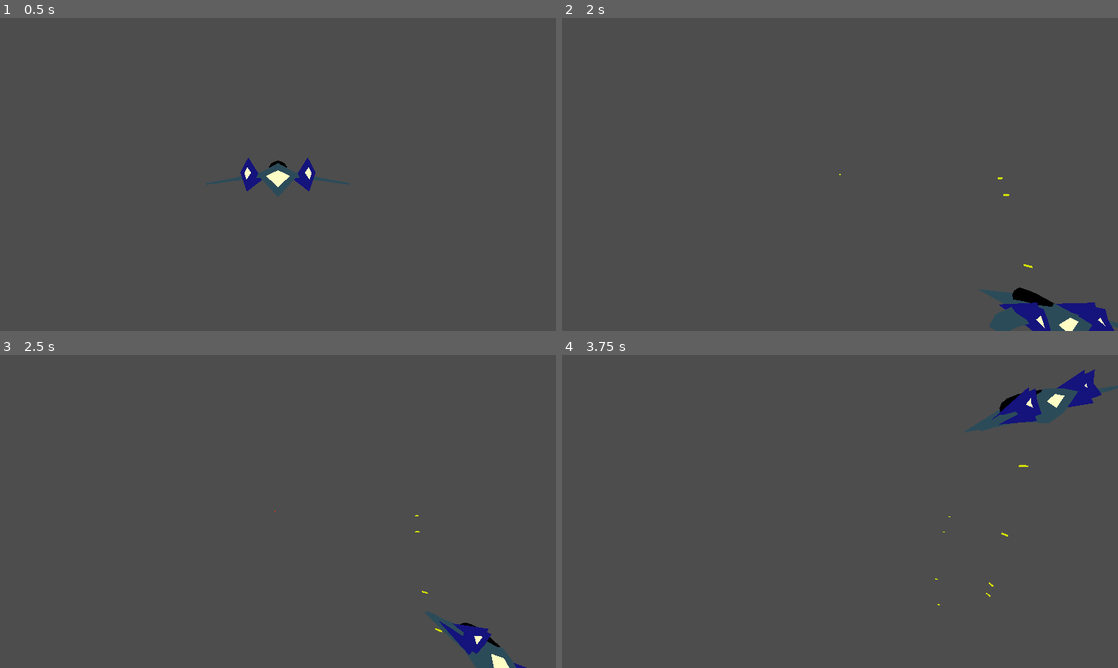
Above: before the commit, frames 1-4 (two rows, left to right).
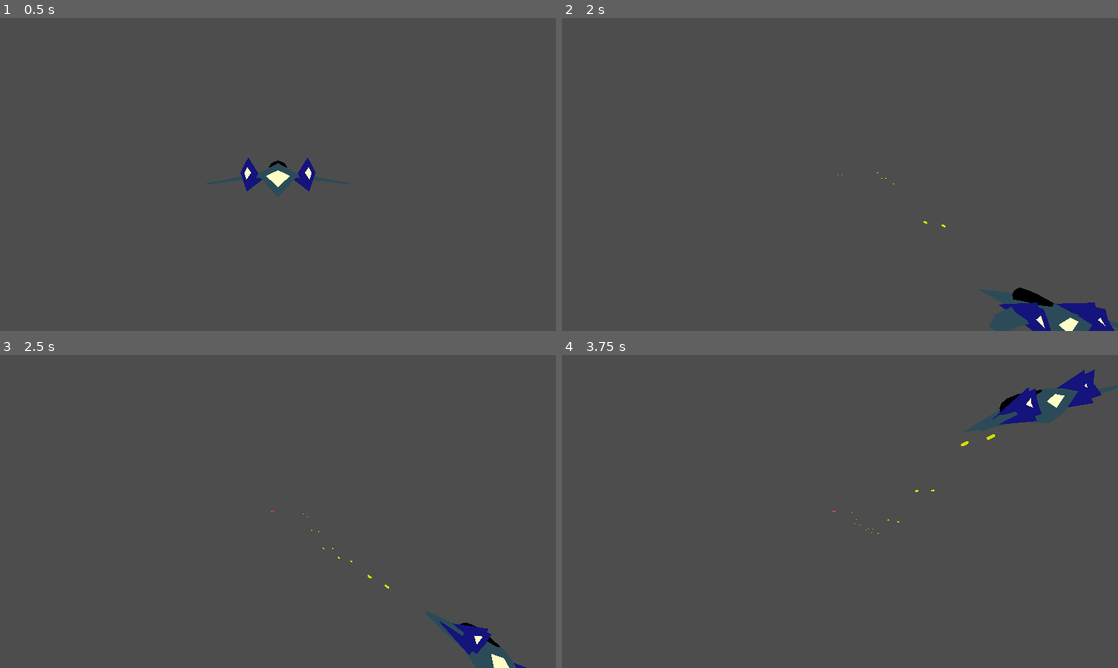
Above: after the commit, the same moments.

Repository: Luc4sKr/3D-space-shooter
Game: Godot game, scene res://main.tscn
Two runs of this game, one before a commit and one after it. Both use one fixed random seed, a clock stepped at 60 frames per second and the inputs below.
Inputs:
- Up to frame 1 (0.5 s): no input
- Up to frame 2 (2 s): tap Enter (ui_accept) at 0.5, 1.35, 1.52, 1.82 s; hold Right (ui_right) 0.53-1.28 s; hold Enter (ui_accept) 0.53-1.28 s; hold Down (ui_down) from 1.28 s (still down)
- Up to frame 3 (2.5 s): release Down (ui_down) at 2.03 s; hold Right (ui_right) from 2.03 s (still down); hold Enter (ui_accept) from 2.03 s (still down)
- Up to frame 4 (3.75 s): release Right (ui_right) at 2.78 s; release Enter (ui_accept) at 2.78 s; hold Up (ui_up) 2.78-3.53 s; tap Enter (ui_accept) at 2.85, 3.02, 3.32 s; hold Left (ui_left) from 3.53 s (still down); hold Enter (ui_accept) from 3.53 s (still down)

Frame 1 is identical in both runs. In frame 2, less than 0.1% of the frame differs, in the area x 49-85%, y 49-80%; in frame 3, less than 0.1%; in frame 4, less than 0.1%, in the area x 48-84%, y 25-80%.

Commit message:
inimigos morrendo

Diff:
--- a/main.tscn
+++ b/main.tscn
@@ -12,4 +12,4 @@
 transform = Transform3D(1, 0, 0, 0, 1, 0, 0, 0, 1, 0, 0, -14.8729)
 
 [node name="enemy_spawner" parent="." instance=ExtResource("2_8h0xp")]
-transform = Transform3D(1, 0, 0, 0, 1, 0, 0, 0, 1, 0, 0, -500)
+transform = Transform3D(1, 0, 0, 0, 1, 0, 0, 0, 1, 0, 0, -300)
--- a/scenes/bullet.tscn
+++ b/scenes/bullet.tscn
@@ -8,7 +8,8 @@
 
 [sub_resource type="CapsuleMesh" id="CapsuleMesh_fpr10"]
 material = SubResource("StandardMaterial3D_df0u1")
-radius = 0.2
+radius = 0.4
+height = 2.5
 
 [sub_resource type="CapsuleShape3D" id="CapsuleShape3D_5g08l"]
 
@@ -24,3 +25,5 @@
 [node name="collision" type="CollisionShape3D" parent="hitbox"]
 transform = Transform3D(-4.37114e-08, -1, 0, 1, -4.37114e-08, 0, 0, 0, 1, 0, 0, 0)
 shape = SubResource("CapsuleShape3D_5g08l")
+
+[connection signal="body_entered" from="hitbox" to="." method="_on_hitbox_body_entered"]
--- a/scenes/enemy.tscn
+++ b/scenes/enemy.tscn
@@ -102,7 +102,7 @@
 [sub_resource type="BoxShape3D" id="BoxShape3D_bo18c"]
 size = Vector3(3.80262, 2.74737, 2.97042)
 
-[node name="enemy" type="CharacterBody3D"]
+[node name="enemy" type="CharacterBody3D" groups=["enemies"]]
 script = ExtResource("1_yu27t")
 
 [node name="EnemyMesh" type="MeshInstance3D" parent="."]
--- a/scenes/player.tscn
+++ b/scenes/player.tscn
@@ -141,3 +141,5 @@
 
 [node name="gun_1" type="Node3D" parent="."]
 transform = Transform3D(1, 0, 0, 0, 1, 0, 0, 0, 1, -1.4, -0.3, -2.8)
+
+[node name="Crosshair" type="Sprite3D" parent="."]
--- a/scripts/bullet/bullet.gd
+++ b/scripts/bullet/bullet.gd
@@ -3,3 +3,8 @@
 
 func _physics_process(delta):
 	move_and_slide()
+
+func _on_hitbox_body_entered(body):
+	if body.is_in_group("enemies"):
+		body.queue_free()
+		self.queue_free()
--- a/scripts/player/player.gd
+++ b/scripts/player/player.gd
@@ -1,12 +1,15 @@
 extends CharacterBody3D
 
 @onready var guns = [$gun_0, $gun_1]
+@onready var main = get_tree().current_scene
 var bullet_scene = preload("res://scenes/bullet.tscn")
-@onready var main = get_tree().current_scene
 
 const MAX_SPEED = 30
 const ACCELLERATION = 0.75
+const MAX_COOLDOWN = 8
+
 var inputVector = Vector3()
+var cooldown = 0
 
 func _physics_process(delta):
 	inputVector.x = Input.get_action_raw_strength("ui_right") - Input.get_action_raw_strength("ui_left")
@@ -26,16 +29,16 @@
 	transform.origin.x = clamp(transform.origin.x, -15, 15)
 	transform.origin.y = clamp(transform.origin.y, -10, 10)
 
-	for gun in guns:
-		gun.transform = self.transform
+	shoot_manager(delta)
 
-	shoot()
-
-func shoot():
-	print(guns[0].position)
-	if Input.is_action_just_pressed("ui_accept"):
+func shoot_manager(delta):
+	if Input.is_action_pressed("ui_accept") and cooldown <= 0:
+		cooldown = MAX_COOLDOWN * delta
 		for gun in guns:
 			var bullet = bullet_scene.instantiate()
 			main.add_child(bullet)
-			bullet.transform = gun.transform
-			bullet.velocity = bullet.transform.basis.z * -10
+			bullet.global_position = gun.global_position
+			bullet.velocity = bullet.transform.basis.z * -100
+
+	if cooldown > 0:
+		cooldown -= delta
